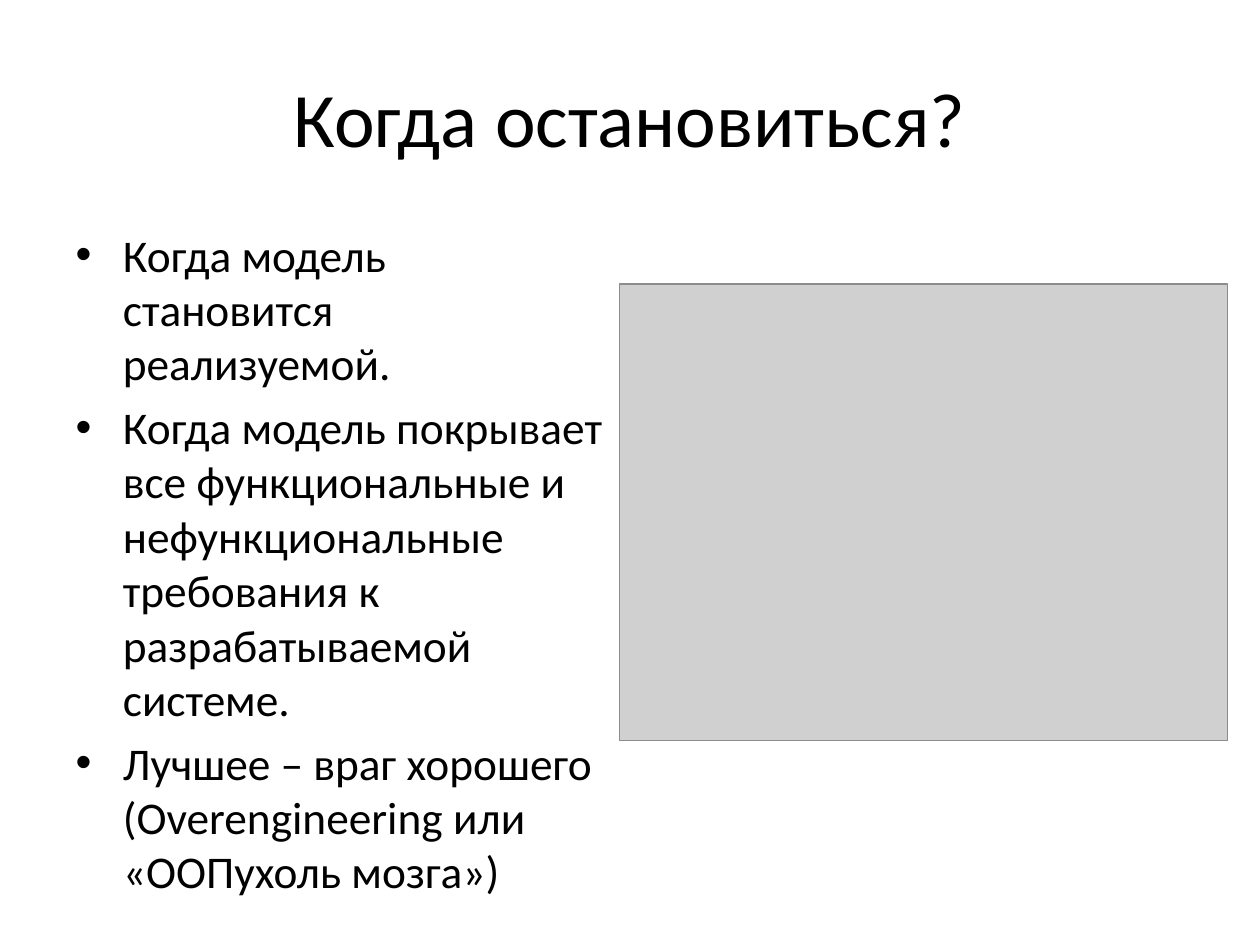
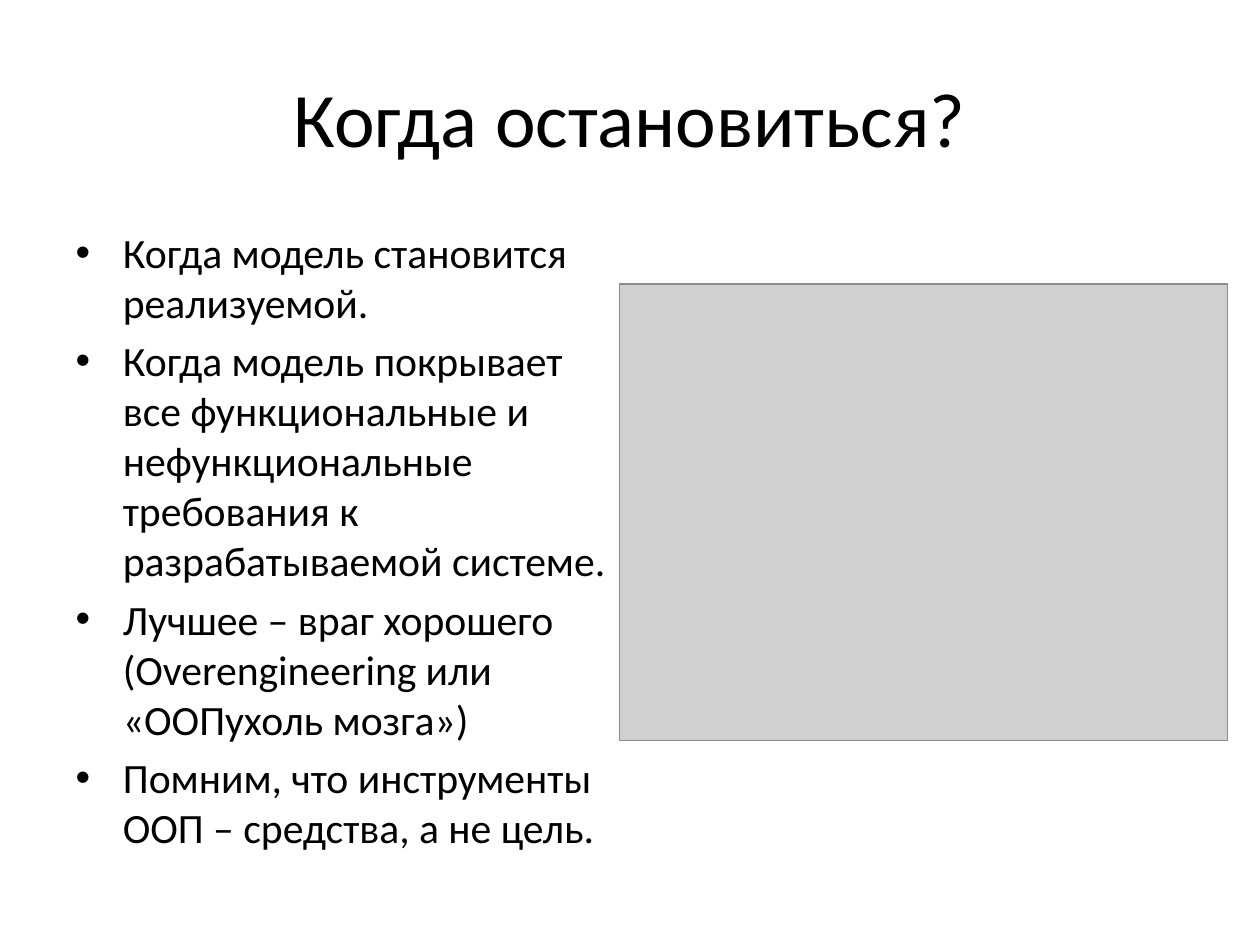
Before and after one commit to pelipas/OOP, a slide deck: slide 66 of Lecture_3_OOP.pptx (slide 61 before the commit). Drawn at 1260x945 pixels with LibreOffice and Linux fonts; fonts in the diff are those of the drawing; grey boxes stand for pictures. Boxes give left, top, right and bottom in pixels: in the first picture for what was removed or moved away, otherwise in the second. Text is boxed around its words. In the diff, an @@ line names an element or a change of style, - is before the commit and + after.

```diff
--- a/Lecture_3_OOP.pptx
+++ b/Lecture_3_OOP.pptx
@@ text at (123, 241, 605, 742): size 25.9 to 23.8 pt in "Когда модель становится реализуемой.", "Когда модель покрывает все функциональные и нефункциональные ...", "Лучшее – враг хорошего (Overengineering или «ООПухоль ..." @@
@@ text at (123, 766, 594, 850): paragraph added @@
+• Помним, что инструменты ООП – средства, а не цель.
```
Also in this commit, not shown: 1 other slide changed, 5 slides added.
